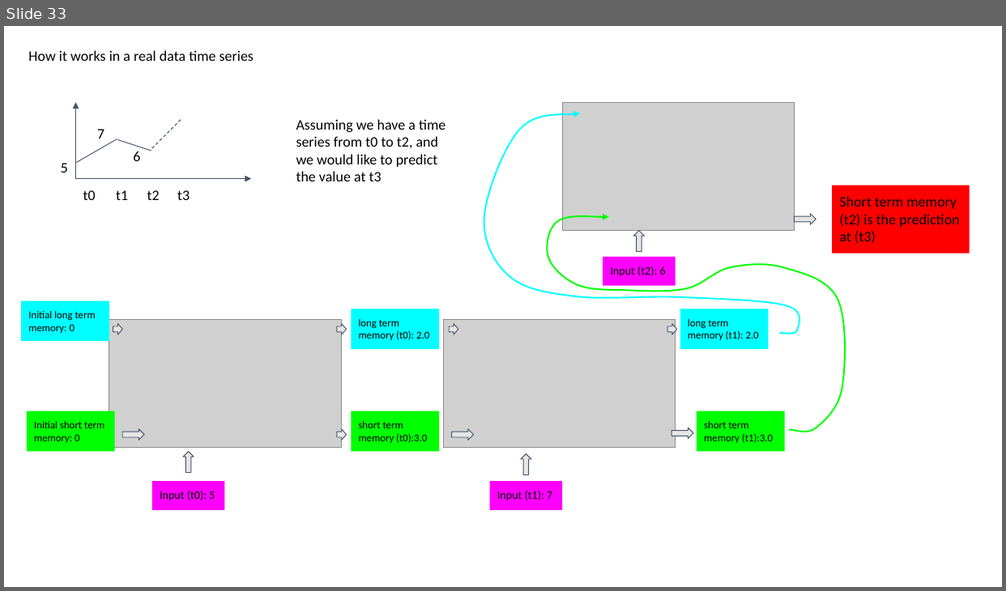
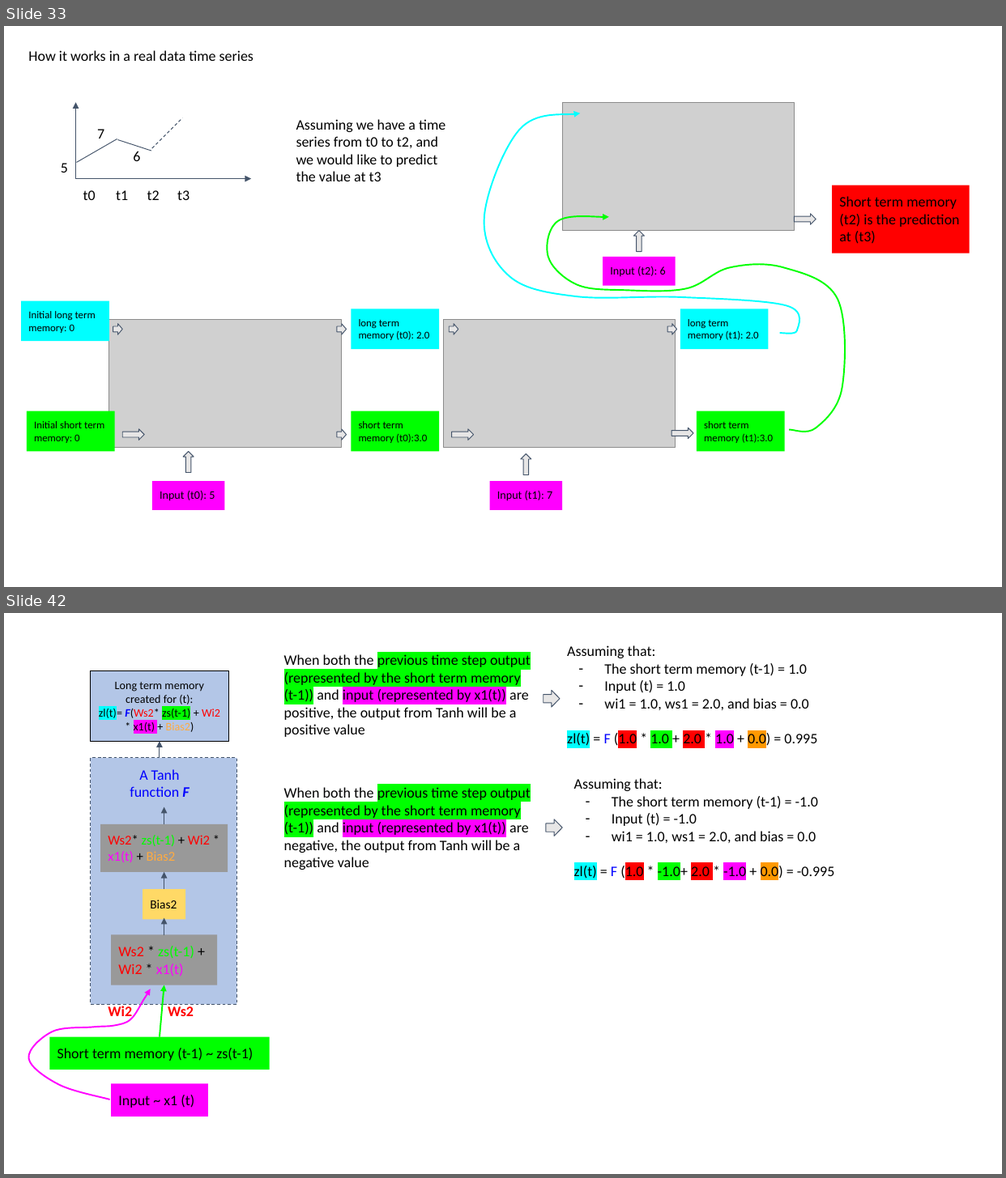
Before and after one commit to jzanetti/Sijin_ML, a slide deck: docs/source/deep_learning/slides/rnn_lstm.pptx. Shown one above the other, each under a label of ours: slide 33 before the commit, slides 33 and 42 after it; the slides between them are not shown. The pictures are 1006x591 and 1006x1178 pixels, drawn with LibreOffice and Linux fonts; fonts in the diff are those of the drawing; grey boxes stand for pictures. Boxes give left, top, right and bottom in pixels: in the first picture for what was removed or moved away, otherwise in the second. Text is boxed around its words. In the diff, an @@ line names an element or a change of style, - is before the commit and + after.

```diff
--- a/docs/source/deep_learning/slides/rnn_lstm.pptx
+++ b/docs/source/deep_learning/slides/rnn_lstm.pptx
@@ slide 42 added at [4, 613, 1002, 1174], background #FFFFFF @@
@@ text added at [284, 654, 530, 737], 14 pt, text #000000 @@
+When both the previous time step output (represented by the short term memory (t-1)) and input (represented by x1(t)) are positive, the output from Tanh will be a positive value
@@ text added at [567, 645, 817, 747], 14 pt, text #000000 @@
+Assuming that:
+– The short term memory (t-1) = 1.0
+– Input (t) = 1.0
+– wi1 = 1.0, ws1 = 2.0, and bias = 0.0
+zl(t) = F (1.0 * 1.0 + 2.0 * 1.0 + 0.0) = 0.995
@@ rectangle added at [91, 671, 228, 741], fill #B3C6E7, outline #000000 0.75 pt, 11 pt, text #000000 @@
+Long term memory created for (t):
+zl(t)= F(Ws2* zs(t-1) + Wi2 * x1(t) + Bias2)
@@ right arrow added at [543, 690, 560, 707], fill #E7E6E6, outline #44546A 0.75 pt @@
@@ rectangle added at [91, 758, 236, 1005], fill #B3C6E7, outline #44546A 0.75 pt dashed @@
@@ arrow added from (160, 758) to (160, 741), #44546A 0.75 pt @@
@@ text added at [130, 769, 189, 797], 14 pt, text #0000FF @@
+A Tanh function F
@@ text added at [574, 778, 834, 880], 14 pt, text #000000 @@
+Assuming that:
+– The short term memory (t-1) = -1.0
+– Input (t) = -1.0
+– wi1 = 1.0, ws1 = 2.0, and bias = 0.0
+zl(t) = F (1.0 * -1.0+ 2.0 * -1.0 + 0.0) = -0.995
@@ arrow added from (164, 824) to (164, 807), #44546A 0.75 pt @@
@@ text added at [284, 787, 530, 870], 14 pt, text #000000 @@
+When both the previous time step output (represented by the short term memory (t-1)) and input (represented by x1(t)) are negative, the output from Tanh will be a negative value
@@ rectangle added at [100, 824, 228, 872], fill #999999, 13 pt, text #00FF00 @@
+Ws2* zs(t-1) + Wi2 * x1(t) + Bias2
@@ right arrow added at [546, 820, 562, 836], fill #E7E6E6, outline #44546A 0.75 pt @@
@@ arrow added from (164, 889) to (164, 872), #44546A 0.75 pt @@
@@ rectangle added at [143, 889, 185, 919], fill #FFD966, 12 pt, text #000000 @@
+Bias2
@@ arrow added from (164, 935) to (164, 918), #44546A 0.75 pt @@
@@ rectangle added at [111, 935, 217, 985], fill #999999, 14 pt, text #00FF00 @@
+Ws2 * zs(t-1) + Wi2 * x1(t)
@@ freeform shape added at [28, 989, 151, 1100], outline #FF00FF 1.5 pt @@
@@ arrow added from (160, 1037) to (164, 985), #00FF00 1.5 pt @@
@@ text added at [108, 1004, 132, 1020], 14 pt, text #FF0000, bold @@
+Wi2
@@ text added at [168, 1004, 194, 1016], 14 pt, text #FF0000, bold @@
+Ws2
@@ rectangle added at [49, 1037, 270, 1071], fill #00FF00, 14 pt, text #000000 @@
+Short term memory (t-1) ~ zs(t-1)
@@ rectangle added at [111, 1084, 207, 1117], fill #FF00FF, 14 pt, text #000000 @@
+Input ~ x1 (t)
```
Also in this commit, not shown: 13 other slides added, 2 other files.
